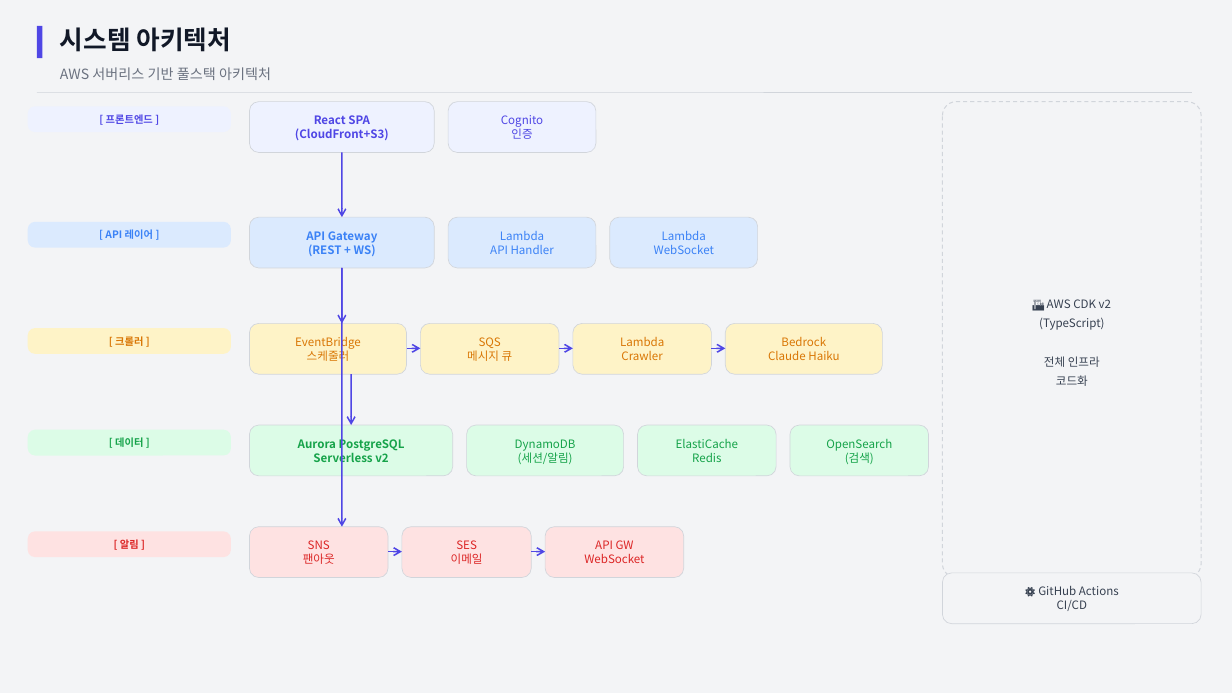
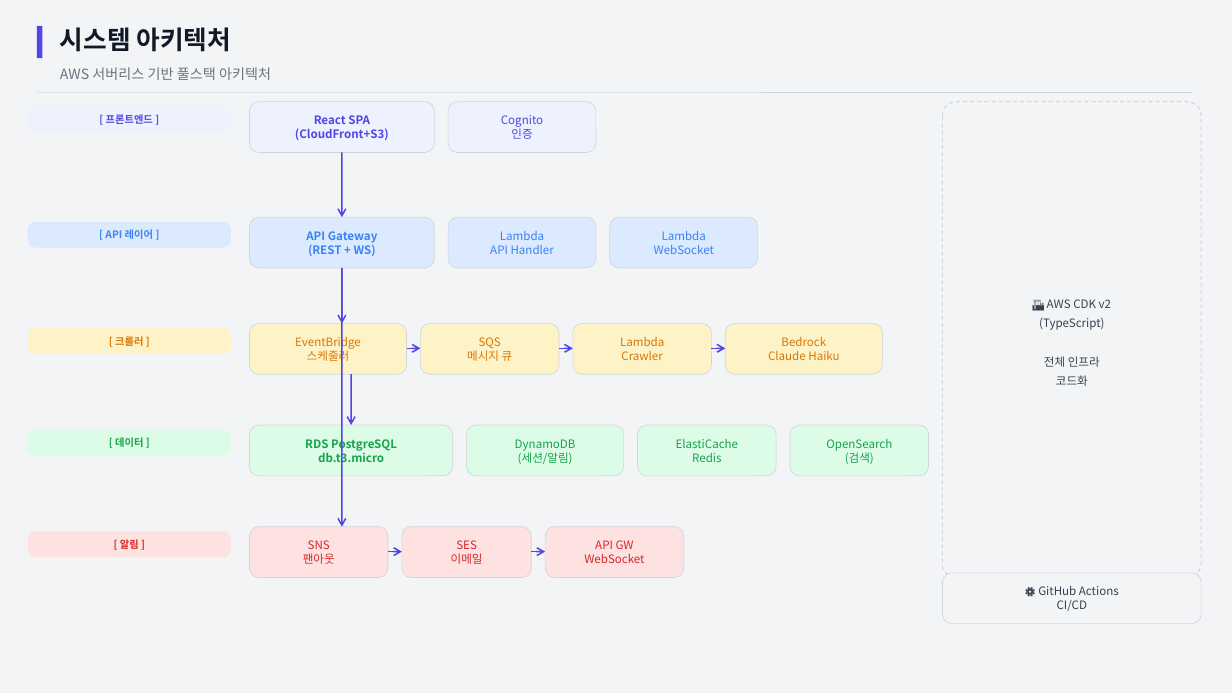
Before and after one commit to Chocobone/subculture_map_KR, a slide deck: slide 3 of subculture_tracker_presentation.pptx. Drawn at 1232x693 pixels with LibreOffice and Linux fonts; fonts in the diff are those of the drawing. Boxes give left, top, right and bottom in pixels: in the first picture for what was removed or moved away, otherwise in the second. Text is boxed around its words. In the diff, an @@ line names an element or a change of style, - is before the commit and + after.

```diff
--- a/subculture_tracker_presentation.pptx
+++ b/subculture_tracker_presentation.pptx
@@ text at [305,436,397,466]: text changed @@
-Aurora PostgreSQL
-Serverless v2
+RDS PostgreSQL
+db.t3.micro
```
Also in this commit, not shown: 4 other slides changed.
